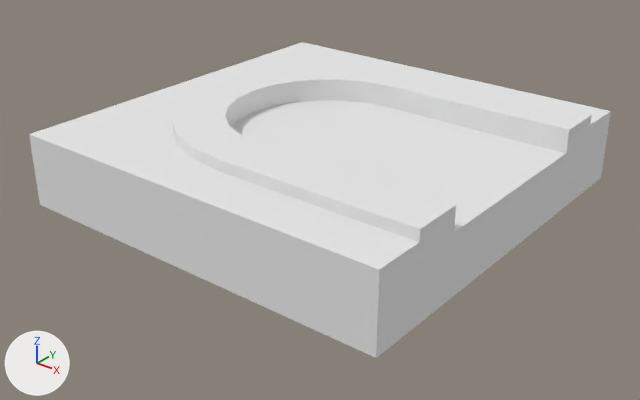
An edit to the OBJ model Razor/maps/assets/kenney_3droadpack_updated/Models/roadTile_273.obj, drawn before and after from the same camera.
One viewpoint serves both versions: a camera (50 mm lens) standing at (5.22, -3.26, 2.85) and looking at (1.54, 1.34, 0.0). Arrows for +X, +Y and +Z are at lower left; the lights stay in place. Where no turn or scale is listed for an object, it has been applied to the vertices.

In view in the first picture: 'roadTile_273'.
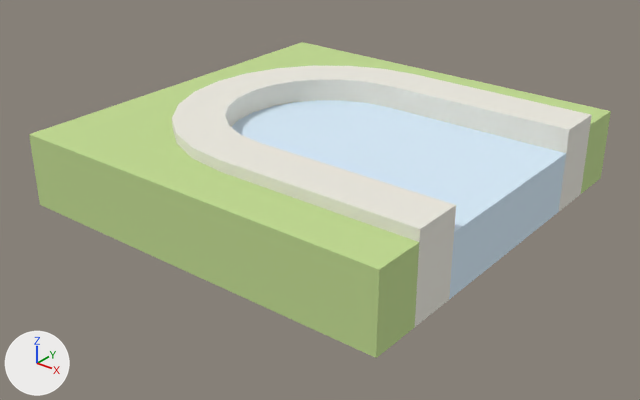
Changed parts and their boxes [x1, y1, x2, y2] in the pictures (640 x 400 px):
'roadTile_273', recoloured
    both: [29, 42, 611, 358]

What changed in the scene script:
```text
Change mat_grass:
    mat_grass.base_color: (0.8, 0.8, 0.8) -> (0.541, 0.71, 0.286)  # white #e7e7e7 -> green #c2db92
Change mat_water:
    mat_water.base_color: (0.8, 0.8, 0.8) -> (0.69, 0.843, 0.965)  # white #e7e7e7 -> white #d8edfb
```
